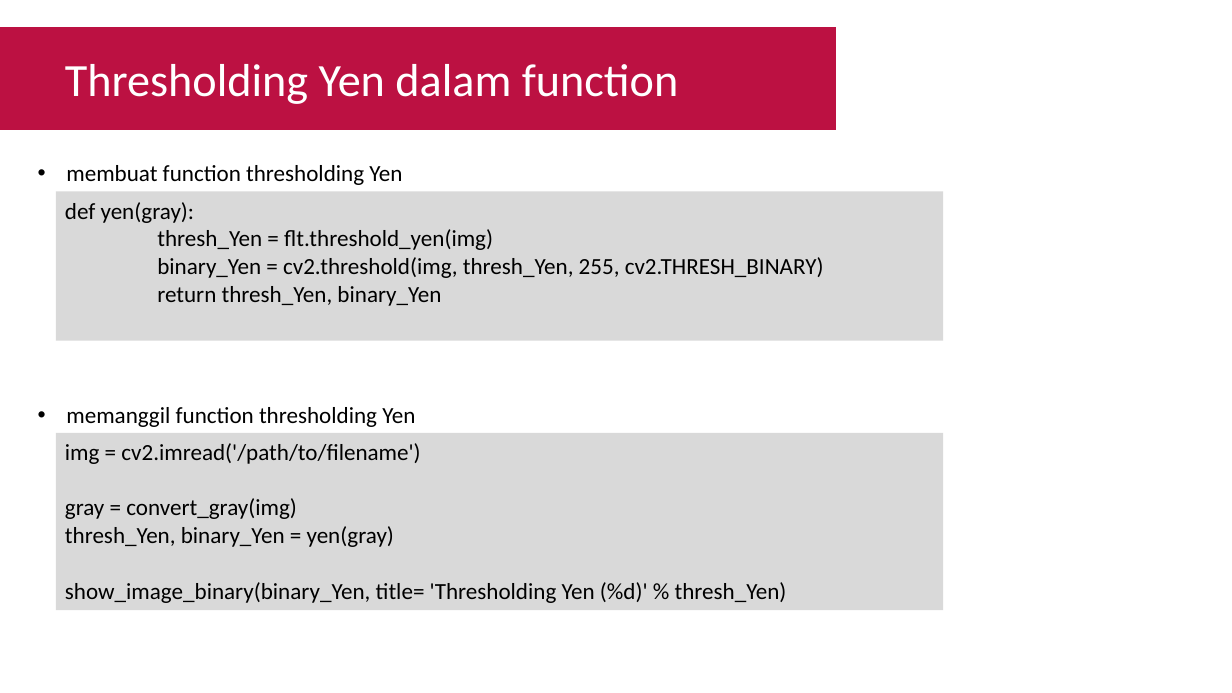
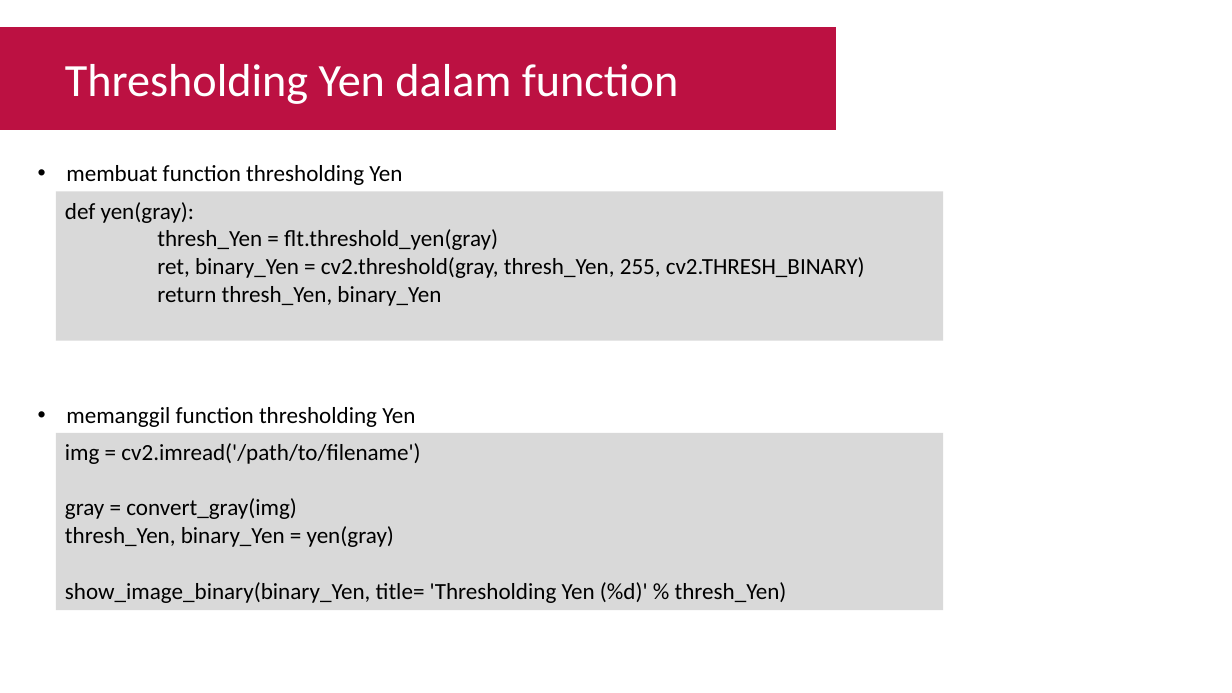
Before and after one commit to Muhammad-Yunus/Materi-Training, a slide deck: slide 15 of A. Raspberry Pi - Image Processing/#8 - Computer Vision Part 4 Thresholding (skimage)/P8 - Computer Vision Part 4 Thresholding (skimage).pptx. Drawn at 1232x693 pixels with LibreOffice and Linux fonts; fonts in the diff are those of the drawing. Boxes give left, top, right and bottom in pixels: in the first picture for what was removed or moved away, otherwise in the second. Text is boxed around its words. In the diff, an @@ line names an element or a change of style, - is before the commit and + after.

```diff
--- a/A. Raspberry Pi - Image Processing/#8 - Computer Vision Part 4 Thresholding (skimage)/P8 - Computer Vision Part 4 Thresholding (skimage).pptx
+++ b/A. Raspberry Pi - Image Processing/#8 - Computer Vision Part 4 Thresholding (skimage)/P8 - Computer Vision Part 4 Thresholding (skimage).pptx
@@ text in rectangle at (157,229,865,278): text changed @@
-thresh_Yen = flt.threshold_yen(img)
-binary_Yen = cv2.threshold(img, thresh_Yen, 255, cv2.THRESH_BINARY)
+thresh_Yen = flt.threshold_yen(gray)
+ret, binary_Yen = cv2.threshold(gray, thresh_Yen, 255, cv2.THRESH_BINARY)
```
Also in this commit, not shown: 5 other slides changed.
